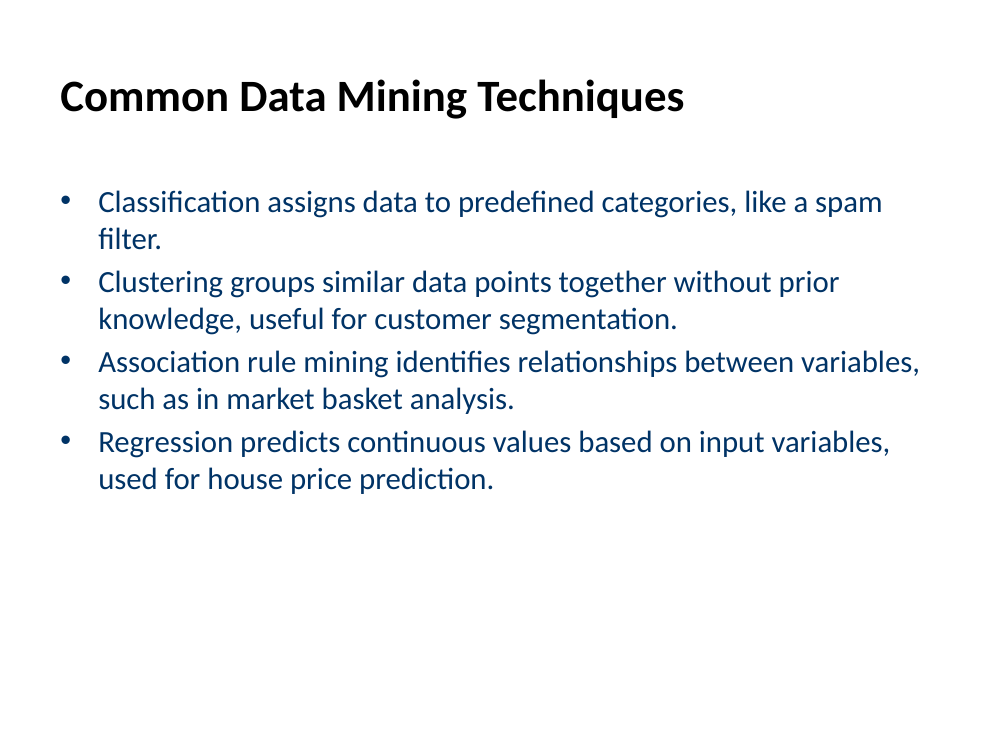
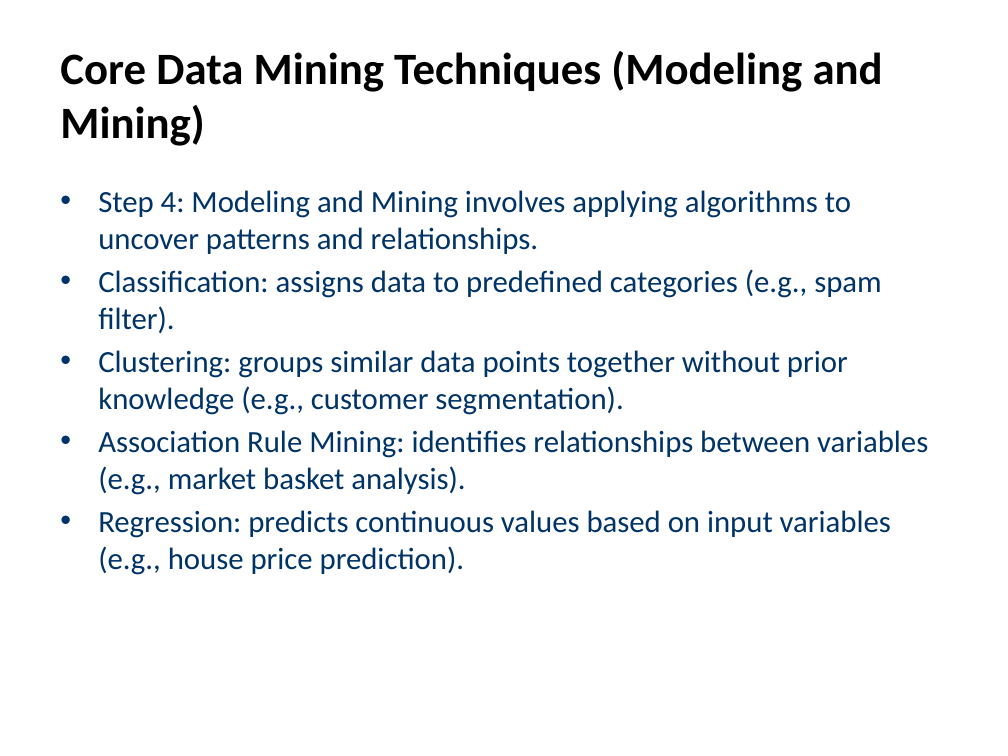
Before and after one commit to Tharushi1228/IT3041-IRWA, a slide deck: slide 4 of outputs/slides/monil_Data-mining.pptx (slide 5 before the commit). Drawn at 1008x756 pixels with LibreOffice and Linux fonts; fonts in the diff are those of the drawing. Boxes give left, top, right and bottom in pixels: in the first picture for what was removed or moved away, otherwise in the second. Text is boxed around its words. In the diff, an @@ line names an element or a change of style, - is before the commit and + after.

```diff
--- a/outputs/slides/monil_Data-mining.pptx
+++ b/outputs/slides/monil_Data-mining.pptx
@@ title at [60,51,883,146]: text changed @@
-Common Data Mining Techniques
+Core Data Mining Techniques (Modeling and Mining)
@@ text at [98,190,928,575]: text changed @@
-• Classification assigns data to predefined categories, like a spam filter.
-• Clustering groups similar data points together without prior knowledge, useful for customer segmentation.
-• Association rule mining identifies relationships between variables, such as in market basket analysis.
-• Regression predicts continuous values based on input variables, used for house price prediction.
+• Step 4: Modeling and Mining involves applying algorithms to uncover patterns and relationships.
+• Classification: assigns data to predefined categories (e.g., spam filter).
+• Clustering: groups similar data points together without prior knowledge (e.g., customer segmentation).
+• Association Rule Mining: identifies relationships between variables (e.g., market basket analysis).
+• Regression: predicts continuous values based on input variables (e.g., house price prediction).
```
Also in this commit, not shown: 7 other slides changed, 1 slide removed, 2 other files.
